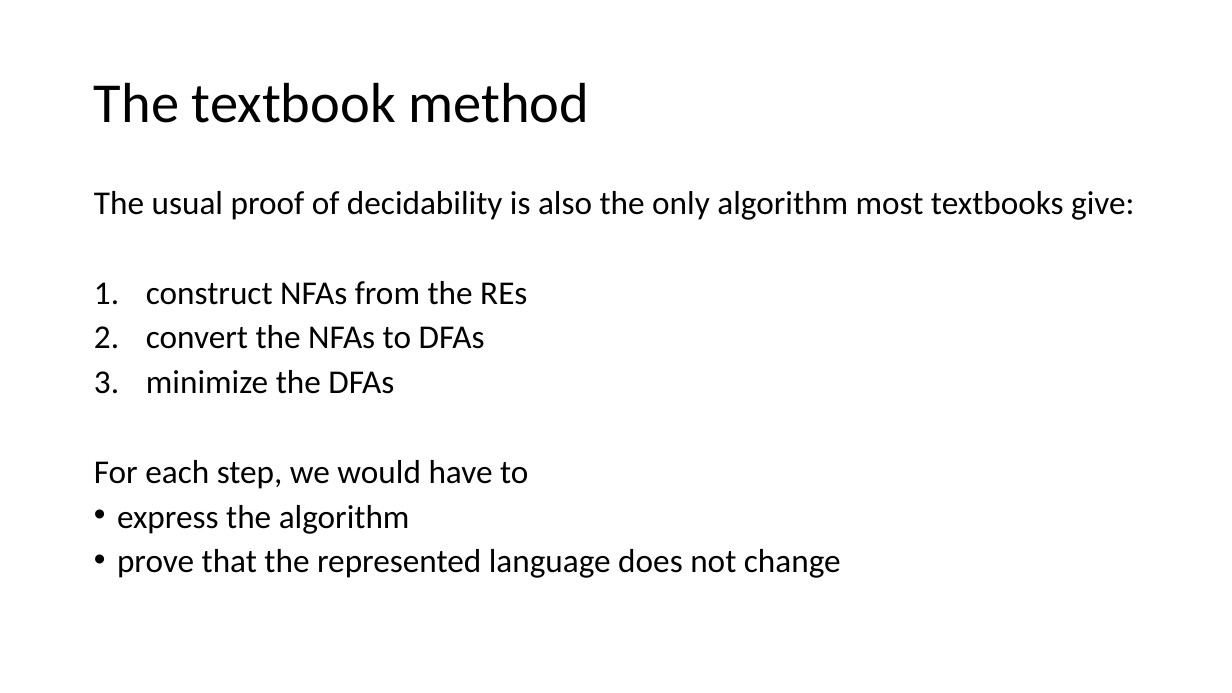
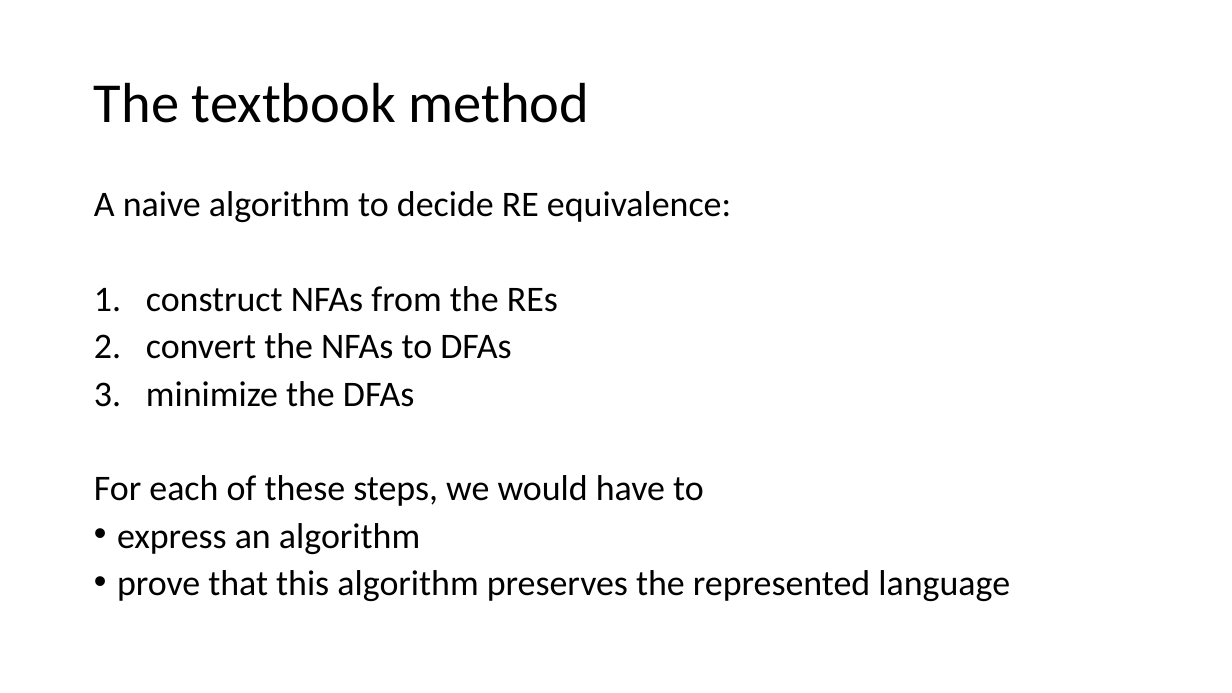
Before and after one commit to Helli/fds_seminar, a slide deck: slide 4 of slides.pptx (slide 2 before the commit). Drawn at 1232x693 pixels with LibreOffice and Linux fonts; fonts in the diff are those of the drawing. Boxes give left, top, right and bottom in pixels: in the first picture for what was removed or moved away, otherwise in the second. Text is boxed around its words. In the diff, an @@ line names an element or a change of style, - is before the commit and + after.

```diff
--- a/slides.pptx
+++ b/slides.pptx
@@ text at [94,191,731,222]: text changed; size 25.9 to 28 pt @@
-The usual proof of decidability is also the only algorithm most textbooks give:
+A naive algorithm to decide RE equivalence:
@@ text at [146,286,558,407]: size 25.9 to 28 pt in "construct NFAs from the REs", "convert the NFAs to DFAs", "minimize the DFAs" @@
@@ text at [94,475,1010,601]: text changed; size 25.9 to 28 pt @@
-For each step, we would have to
-• express the algorithm
-• prove that the represented language does not change
+For each of these steps, we would have to
+• express an algorithm
+• prove that this algorithm preserves the represented language
```
Also in this commit, not shown: 1 other slide changed, 1 slide added, 1 slide removed.
